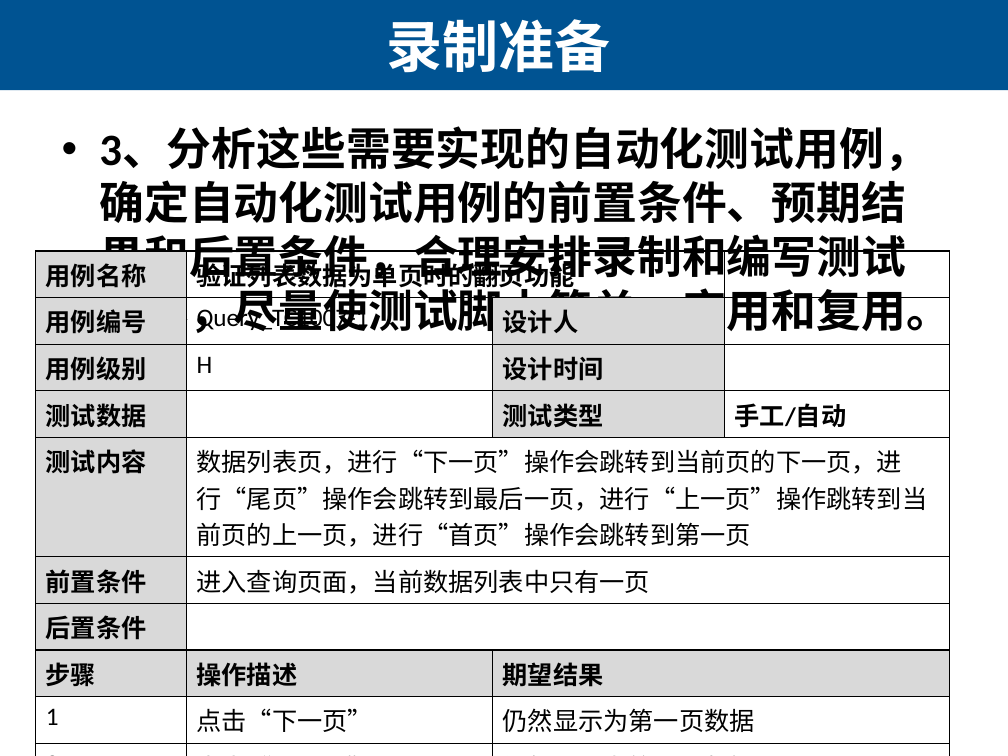
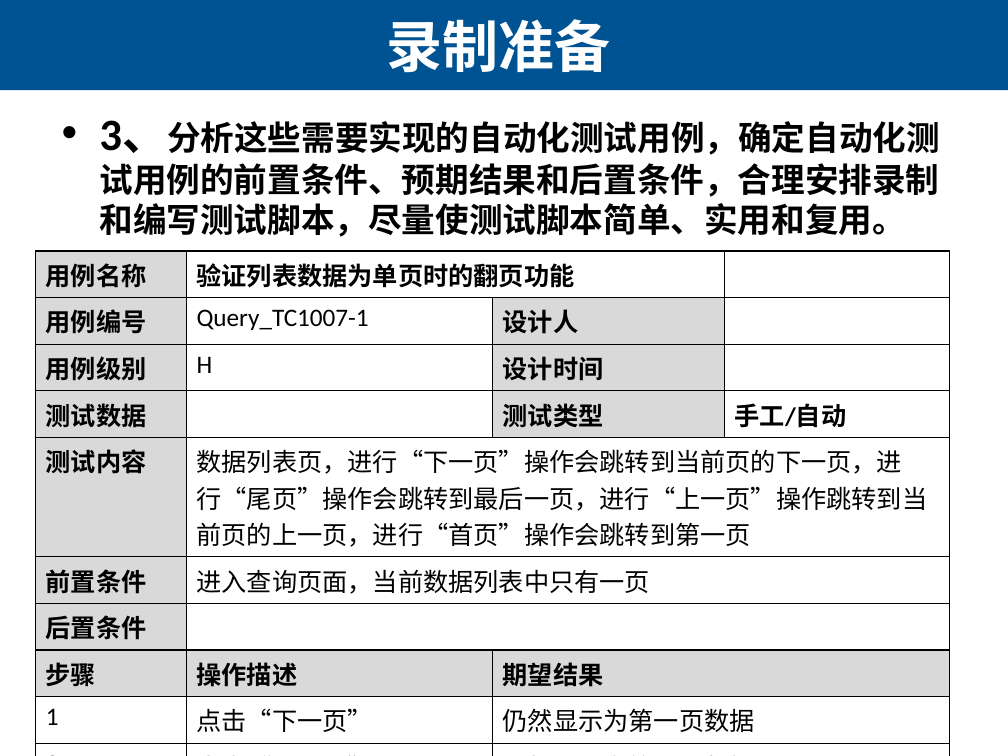
Before and after one commit to edu2act/course-uft, a slide deck: slide 21 of PPT/02 UFT Introduction.pptx. Drawn at 1008x756 pixels with LibreOffice and Linux fonts; fonts in the diff are those of the drawing. Boxes give left, top, right and bottom in pixels: in the first picture for what was removed or moved away, otherwise in the second. Text is boxed around its words. In the diff, an @@ line names an element or a change of style, - is before the commit and + after.

```diff
--- a/PPT/02 UFT Introduction.pptx
+++ b/PPT/02 UFT Introduction.pptx
@@ text "3、分析这些需要实现的自动化测试用例，确定自动化测试用例的前置条件、预期结果和后置条件，合理安排录制和编写测试脚本，尽量 ...": place and size @@
-text "3、分析这些需要实现的自动化测试用例，确定自动化测试用例的前置条件、预期结果和后置条件，合理安排录制和编写测试脚本，尽量 ..." at <box>99,128,951,338</box>
+text "3、分析这些需要实现的自动化测试用例，确定自动化测试用例的前置条件、预期结果和后置条件，合理安排录制和编写测试脚本，尽量 ..." at <box>99,120,940,237</box>
@@ text "3、分析这些需要实现的自动化测试用例，确定自动化测试用例的前置条件、预期结果和后置条件，合理安排录制和编写测试脚本，尽量 ..." at <box>99,120,940,237</box>: size 32 to 24 pt; less space between paragraphs @@
```
Also in this commit, not shown: 2 other slides changed, 1 slide added, 1 slide removed, 5 other files.
